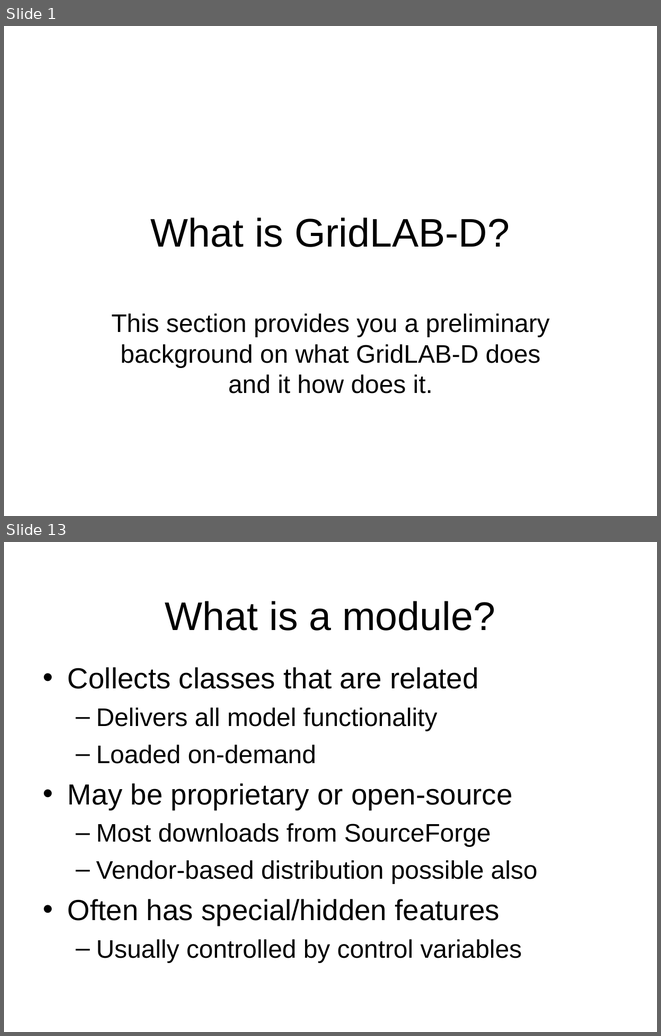
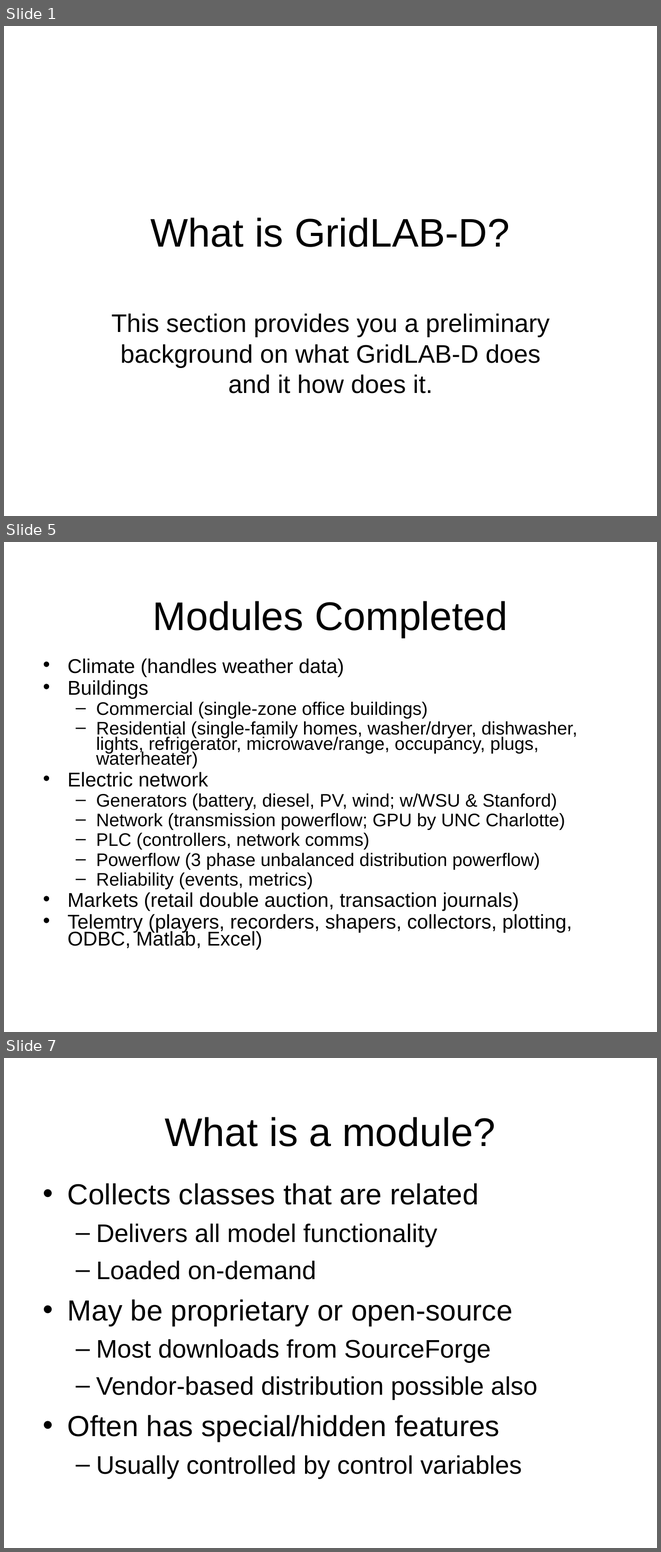
Before and after one commit to gridlab-d/course, a slide deck: 1.1 - What is GridLAB-D.pps. Shown one above the other, each under a label of ours: slides 1 and 13 before the commit, slides 1, 5 and 7 after it; the slides between them are not shown. The pictures are 661x1036 and 661x1552 pixels, drawn with LibreOffice and Linux fonts; fonts in the diff are those of the drawing; background and template pictures are left out. Boxes give left, top, right and bottom in pixels: in the first picture for what was removed or moved away, otherwise in the second. Text is boxed around its words. In the diff, an @@ line names an element or a change of style, - is before the commit and + after.

```diff
--- a/1.1 - What is GridLAB-D.pps
+++ b/1.1 - What is GridLAB-D.pps
@@ slide 5 added at <box>4,542,657,1032</box>, background picture (left out) @@
@@ title added at <box>153,601,508,637</box>, 44 pt, text #000000 @@
+Modules Completed
@@ text added at <box>68,658,577,949</box>, 20 pt, text #000000 @@
+• Climate (handles weather data)
+• Buildings
+  – Commercial (single-zone office buildings)
+  – Residential (single-family homes, washer/dryer, dishwasher, lights, refrigerator, microwave/range, occupancy, plugs, waterheater)
+• Electric network
+  – Generators (battery, diesel, PV, wind; w/WSU & Stanford)
+  – Network (transmission powerflow; GPU by UNC Charlotte)
+  – PLC (controllers, network comms)
+  – Powerflow (3 phase unbalanced distribution powerflow)
+  – Reliability (events, metrics)
+• Markets (retail double auction, transaction journals)
+• Telemtry (players, recorders, shapers, collectors, plotting, ODBC, Matlab, Excel)
@@ what was slide 13 is now slide 7 @@
```
Also in this commit, not shown: 3 slides changed, 7 other slides added, 5 slides removed.
